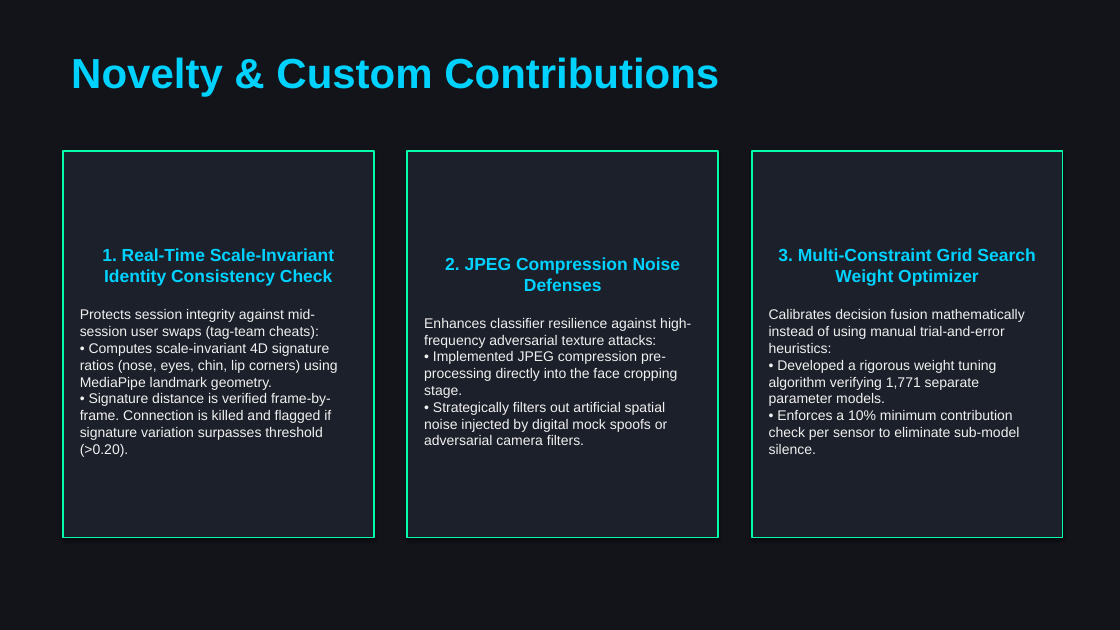
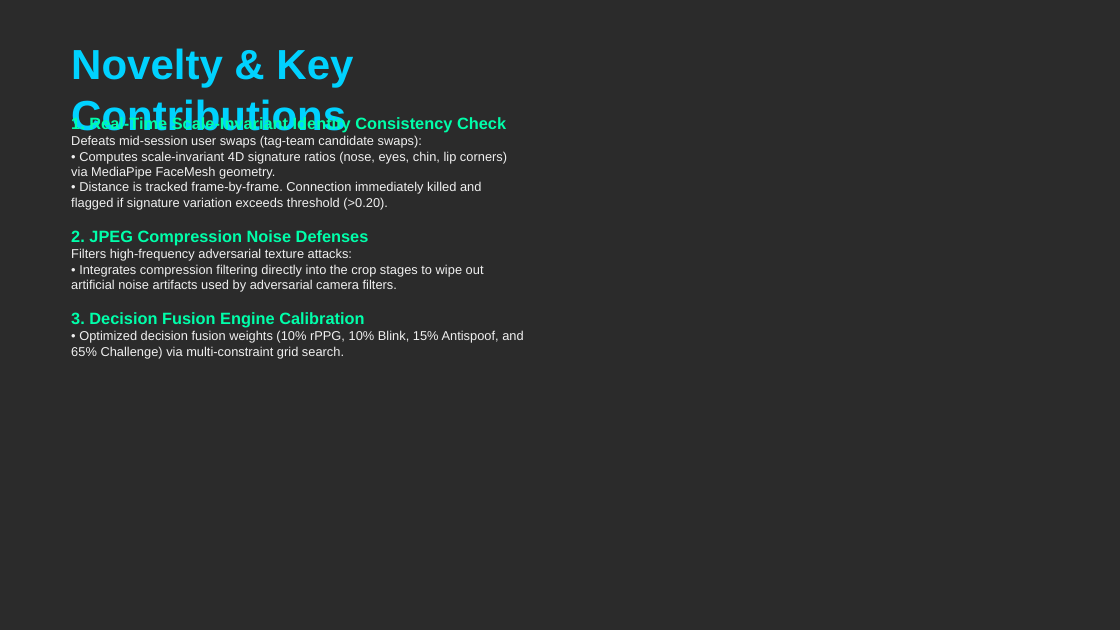
Before and after one commit to sthavirpunwatkar/SHIELD-Secure-Human-Identity-Liveness-Evaluation-Detection, a slide deck: slide 5 of reports/cdac_project_review.pptx. Drawn at 1120x630 pixels with LibreOffice and Linux fonts; fonts in the diff are those of the drawing; background and template pictures are left out; a plain dark background stands for a picture behind light text. Boxes give left, top, right and bottom in pixels: in the first picture for what was removed or moved away, otherwise in the second. Text is boxed around its words. In the diff, an @@ line names an element or a change of style, - is before the commit and + after.

Commit message:
docs: Update CDAC slides with custom background layouts based on Russell-cell PPT-Design-Prompt

```diff
--- a/reports/cdac_project_review.pptx
+++ b/reports/cdac_project_review.pptx
@@ background #12141A to picture (left out) @@
@@ text at (71,48,353,138): text changed @@
-Novelty & Custom Contributions
+Novelty & Key Contributions
@@ text "1. Real-Time Scale-Invariant Identity Consistency ...": place and size @@
-text "1. Real-Time Scale-Invariant Identity Consistency ..." at (408,151,718,538)
+text "1. Real-Time Scale-Invariant Identity Consistency ..." at (71,116,523,359)
@@ text "1. Real-Time Scale-Invariant Identity Consistency ..." at (71,116,523,359): vertical alignment middle to top; fill #1C202A to none; outline #00FFAA 1.5 pt to none; shadow off @@
@@ text at (71,116,507,210): paragraphs added @@
+1. Real-Time Scale-Invariant Identity Consistency Check
+Defeats mid-session user swaps (tag-team candidate swaps):
+• Computes scale-invariant 4D signature ratios (nose, eyes, chin, lip corners) via MediaPipe FaceMesh geometry.
+• Distance is tracked frame-by-frame. Connection immediately killed and flagged if signature variation exceeds threshold (>0.20).
@@ rectangle removed at (63,151,374,538) @@
-1. Real-Time Scale-Invariant Identity Consistency Check
-Protects session integrity against mid-session user swaps (tag-team cheats):
-• Computes scale-invariant 4D signature ratios (nose, eyes, chin, lip corners) using MediaPipe landmark geometry.
-• Signature distance is verified frame-by-frame. Connection is killed and flagged if signature variation surpasses threshold (>0.20).
@@ rectangle removed at (752,151,1063,538) @@
-3. Multi-Constraint Grid Search Weight Optimizer
-Calibrates decision fusion mathematically instead of using manual trial-and-error heuristics:
-• Developed a rigorous weight tuning algorithm verifying 1,771 separate parameter models.
-• Enforces a 10% minimum contribution check per sensor to eliminate sub-model silence.
@@ text at (71,230,369,246): size 15 to 14 pt, text colour #00D2FF to #00FFAA in "2. JPEG Compression Noise Defenses"; alignment centre to left; less space between paragraphs @@
@@ text at (71,248,523,359): text changed; size 12 to 11 pt @@
-Enhances classifier resilience against high-frequency adversarial texture attacks:
-• Implemented JPEG compression pre-processing directly into the face cropping stage.
-• Strategically filters out artificial spatial noise injected by digital mock spoofs or adversarial camera filters.
+Filters high-frequency adversarial texture attacks:
+• Integrates compression filtering directly into the crop stages to wipe out artificial noise artifacts used by adversarial camera filters.
+3. Decision Fusion Engine Calibration
+• Optimized decision fusion weights (10% rPPG, 10% Blink, 15% Antispoof, and 65% Challenge) via multi-constraint grid search.
```
Also in this commit, not shown: 3 other slides changed, 1 other file.
